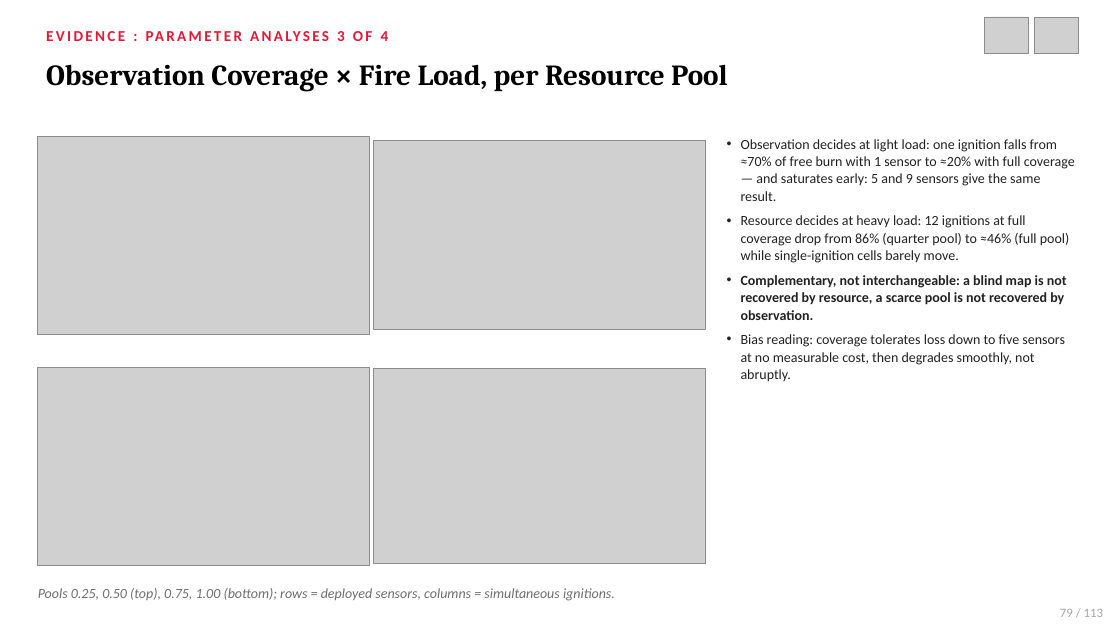
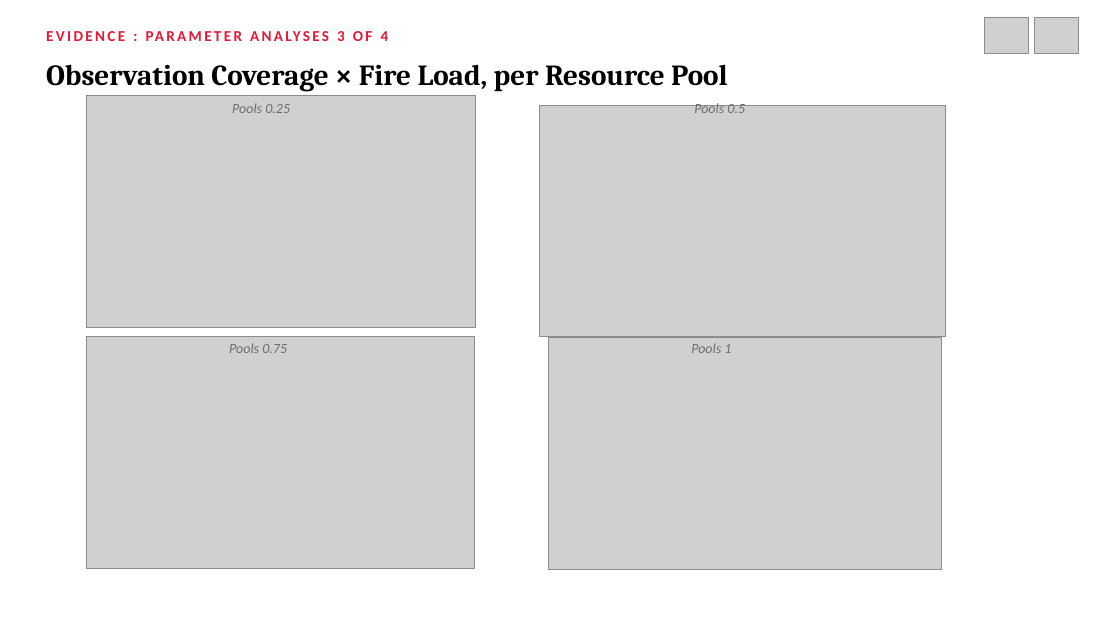
Before and after one commit to northwind13/Enhanced_DSS, a slide deck: slide 73 of 01_Thesis/DisasterAware_Presentation.pptx (slide 79 before the commit). Drawn at 1120x630 pixels with LibreOffice and Linux fonts; fonts in the diff are those of the drawing; grey boxes stand for pictures. Boxes give left, top, right and bottom in pixels: in the first picture for what was removed or moved away, otherwise in the second. Text is boxed around its words. In the diff, an @@ line names an element or a change of style, - is before the commit and + after.

```diff
--- a/01_Thesis/DisasterAware_Presentation.pptx
+++ b/01_Thesis/DisasterAware_Presentation.pptx
@@ picture: place and size @@
-picture at <box>38,136,370,334</box>
+picture at <box>87,96,476,328</box>
@@ text added at <box>232,103,290,113</box>, 12 pt, text #6E6E6E, italic @@
+Pools 0.25
@@ picture: place and size @@
-picture at <box>374,140,706,330</box>
+picture at <box>540,105,946,337</box>
@@ text added at <box>694,102,745,113</box>, 12 pt, text #6E6E6E, italic @@
+Pools 0.5
@@ text removed at <box>741,139,1075,382</box> @@
-• Observation decides at light load: one ignition falls from ≈70% of free burn with 1 sensor to ≈20% with full coverage — and saturates early: 5 and 9 sensors give the same result.
-• Resource decides at heavy load: 12 ignitions at full coverage drop from 86% (quarter pool) to ≈46% (full pool) while single-ignition cells barely move.
-• Complementary, not interchangeable: a blind map is not recovered by resource, a scarce pool is not recovered by observation.
-• Bias reading: coverage tolerates loss down to five sensors at no measurable cost, then degrades smoothly, not abruptly.
@@ picture: place and size @@
-picture at <box>38,367,370,565</box>
+picture at <box>87,337,475,569</box>
@@ text added at <box>229,343,287,353</box>, 12 pt, text #6E6E6E, italic @@
+Pools 0.75
@@ picture: place and size @@
-picture at <box>374,369,706,565</box>
+picture at <box>549,338,942,570</box>
@@ text added at <box>691,343,731,353</box>, 12 pt, text #6E6E6E, italic @@
+Pools 1
@@ text removed at <box>38,588,615,601</box> @@
-Pools 0.25, 0.50 (top), 0.75, 1.00 (bottom); rows = deployed sensors, columns = simultaneous ignitions.
@@ text removed at <box>1060,609,1104,617</box> @@
-79 / 113
```
Also in this commit, not shown: 67 other slides changed, 20 slides added, 44 slides removed, 15 other files.
